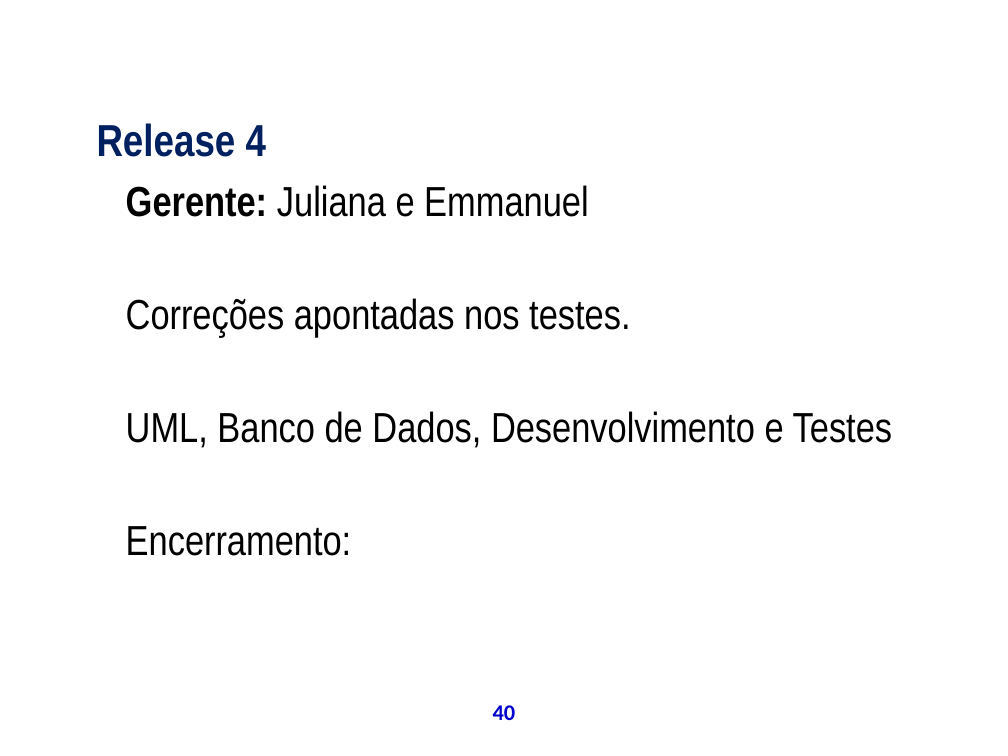
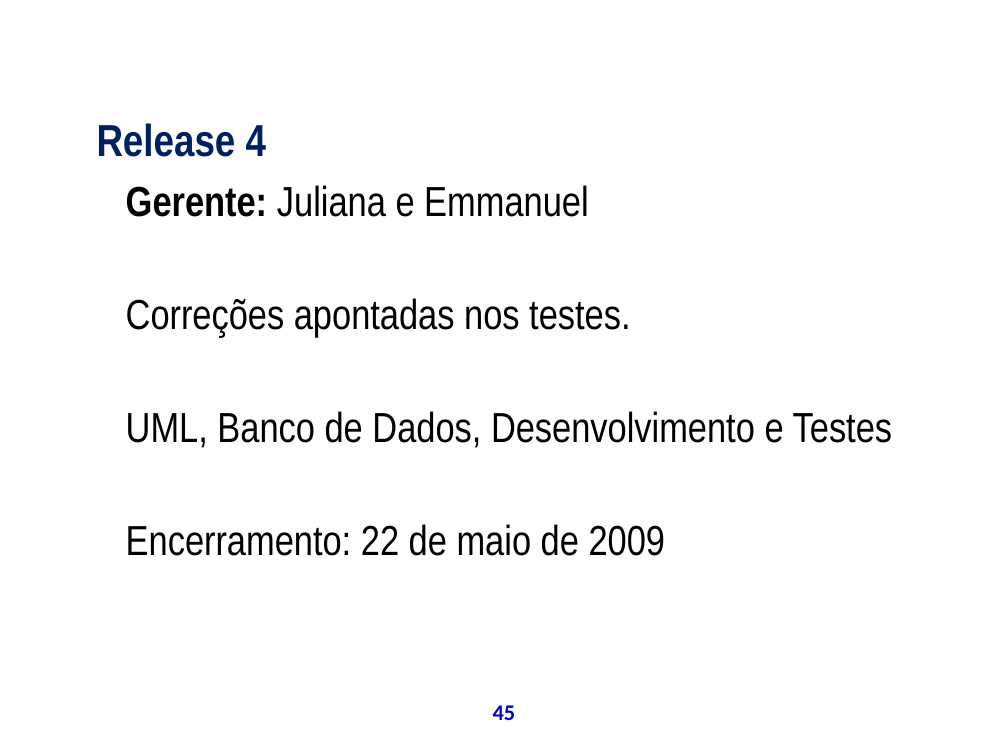
Before and after one commit to theoziran/sislodim, a slide deck: slide 45 of documentos/ProjetoPSA/Apresentação Final.ppt (slide 40 before the commit). Drawn at 1008x756 pixels with LibreOffice and Linux fonts; fonts in the diff are those of the drawing; background and template pictures are left out. Boxes give left, top, right and bottom in pixels: in the first picture for what was removed or moved away, otherwise in the second. Text is boxed around its words. In the diff, an @@ line names an element or a change of style, - is before the commit and + after.

```diff
--- a/documentos/ProjetoPSA/Apresentação Final.ppt
+++ b/documentos/ProjetoPSA/Apresentação Final.ppt
@@ text at [126,524,666,556]: text changed @@
-Encerramento:
+Encerramento: 22 de maio de 2009
@@ page number at [493,705,516,720]: text changed @@
-40
+45
```
Also in this commit, not shown: 20 other slides changed, 12 slides added, 2 slides removed.
